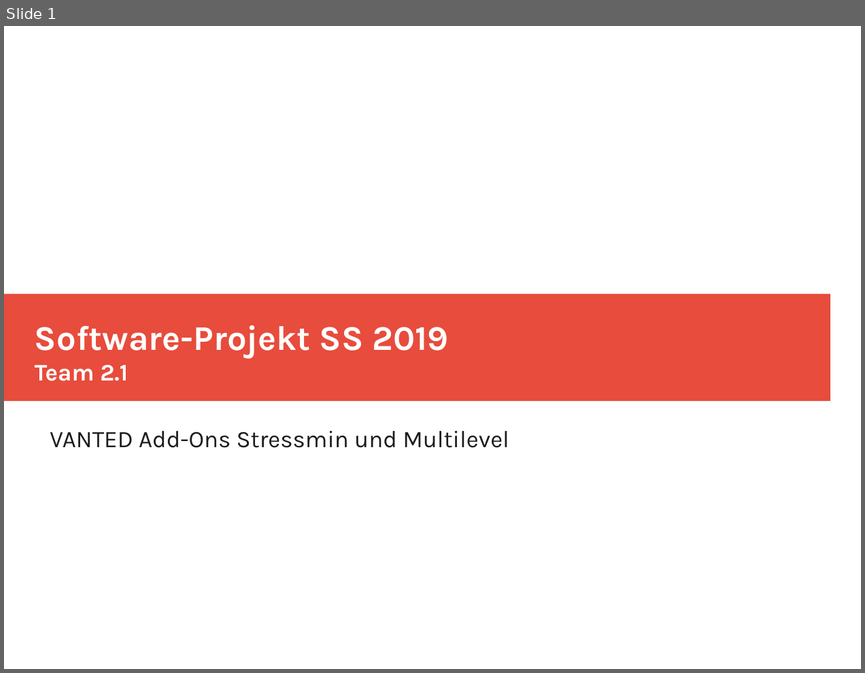
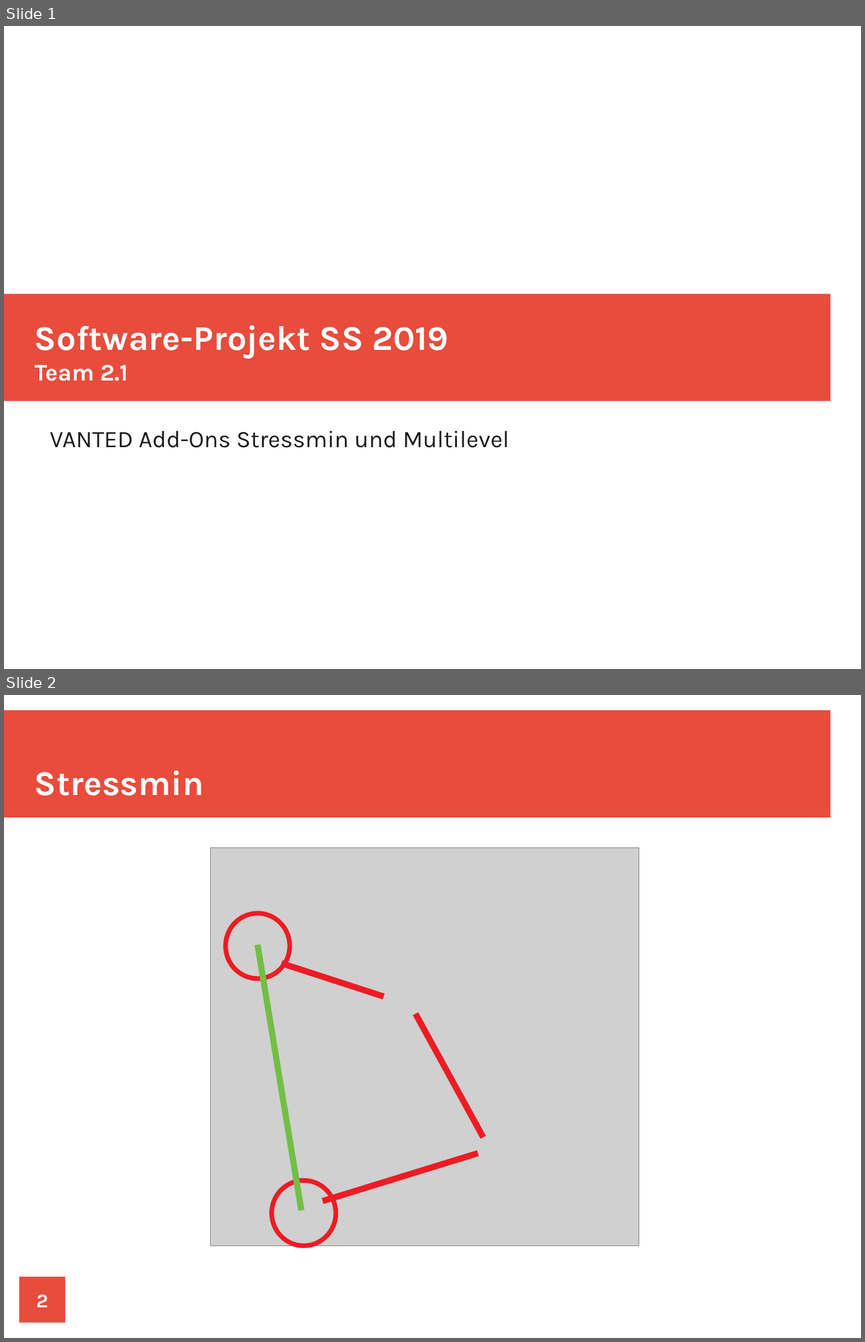
Before and after one commit to LSI-UniKonstanz/vanted, a slide deck: stressminimization/orga/presentation/Präsentation.odp. Shown one above the other, each under a label of ours: slide 1 before the commit, slides 1 and 2 after it. The pictures are 865x673 and 865x1342 pixels, drawn with LibreOffice and Linux fonts; fonts in the diff are those of the drawing; grey boxes stand for pictures. Boxes give left, top, right and bottom in pixels: in the first picture for what was removed or moved away, otherwise in the second. Text is boxed around its words. In the diff, an @@ line names an element or a change of style, - is before the commit and + after.

```diff
--- a/stressminimization/orga/presentation/Präsentation.odp
+++ b/stressminimization/orga/presentation/Präsentation.odp
@@ slide 2 added at [4,695,861,1338], background #FFFFFF @@
@@ rectangle added at [4,711,830,818], fill #E74C3C @@
@@ title added at [35,770,204,796], 32 pt, text #FFFFFF, bold @@
+Stressmin
@@ picture added at [211,847,639,1246] @@
@@ ellipse added at [226,913,290,979], outline #ED1C24 4.31 pt @@
@@ line added from (302, 1210) to (258, 945), #72BF44 5.67 pt @@
@@ line added from (383, 997) to (281, 963), #ED1C24 5.67 pt @@
@@ line added from (483, 1138) to (415, 1014), #ED1C24 5.67 pt @@
@@ line added from (323, 1201) to (478, 1153), #ED1C24 5.67 pt @@
@@ ellipse added at [271,1180,335,1246], outline #ED1C24 4.31 pt @@
@@ rectangle added at [75,1261,861,1338], fill #FFFFFF @@
@@ page number added at [20,1276,65,1323], fill #E74C3C, 18 pt, text #FFFFFF, bold @@
+2
```
Also in this commit, not shown: 4 slides changed, 4 other slides added, 2 slides removed, 4 other files.
